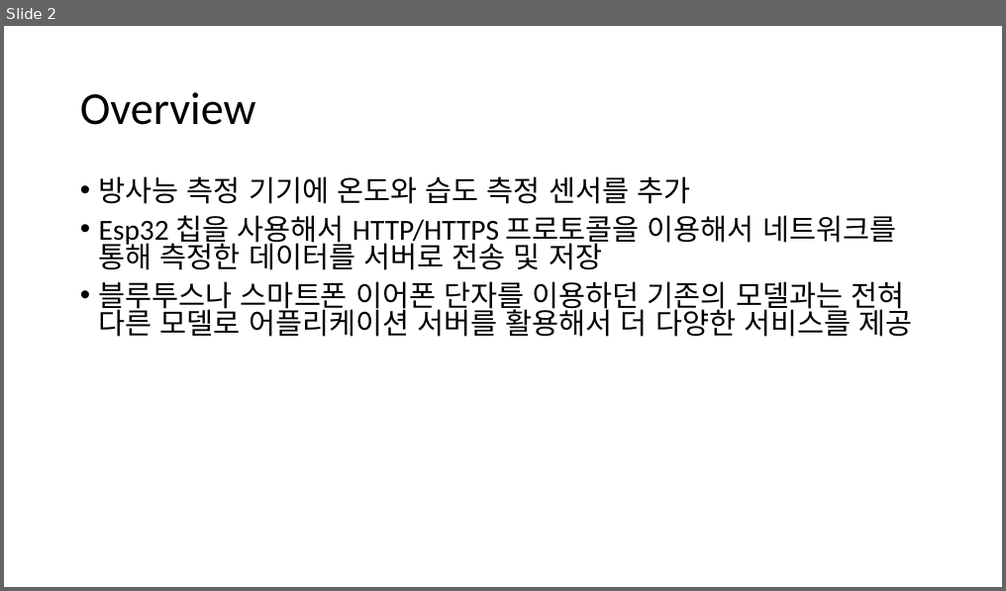
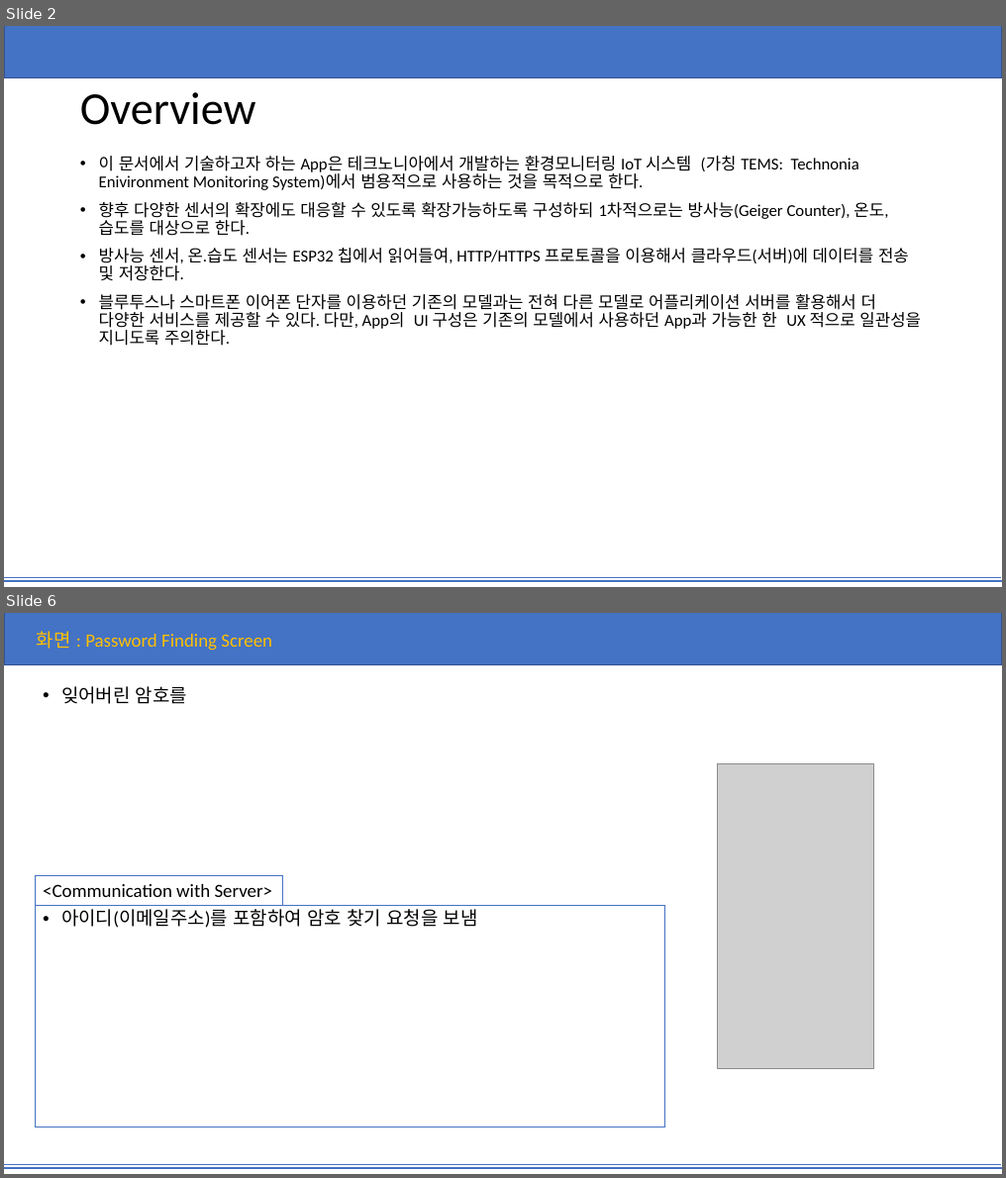
Before and after one commit to yjin910/Technonia_i_app, a slide deck: TEMS.pptx. Shown one above the other, each under a label of ours: slide 2 before the commit, slides 2 and 6 after it; the slides between them are not shown. The pictures are 1006x591 and 1006x1178 pixels, drawn with LibreOffice and Linux fonts; fonts in the diff are those of the drawing; grey boxes stand for pictures. Boxes give left, top, right and bottom in pixels: in the first picture for what was removed or moved away, otherwise in the second. Text is boxed around its words. In the diff, an @@ line names an element or a change of style, - is before the commit and + after.

```diff
--- a/TEMS.pptx
+++ b/TEMS.pptx
@@ slide 6 added at box(4, 613, 1002, 1174), background #FFFFFF; not listed: 3 template elements that a slide beside it also shows @@
@@ text added at box(37, 631, 272, 651), 18 pt, text #FFC000 @@
+화면 : Password Finding Screen
@@ text added at box(61, 686, 187, 704), 18 pt, text #000000 @@
+• 잊어버린 암호를
@@ picture added at box(718, 764, 874, 1069) @@
@@ rectangle added at box(36, 875, 283, 906), outline #4472C4 0.75 pt, 18 pt, text #000000 @@
+<Communication with Server>
@@ rectangle added at box(36, 906, 665, 1128), outline #4472C4 0.75 pt, 18 pt, text #000000 @@
+• 아이디(이메일주소)를 포함하여 암호 찾기 요청을 보냄
@@ slide 2 changed as well @@
@@ rectangle added at box(4, 26, 1002, 78), fill #4472C4, outline #325491 1 pt @@
@@ text at box(99, 156, 921, 346): text changed; size 28 to 16 pt @@
-• 방사능 측정 기기에 온도와 습도 측정 센서를 추가
-• Esp32 칩을 사용해서 HTTP/HTTPS 프로토콜을 이용해서 네트워크를 통해 측정한 데이터를 서버로 전송 및 저장
-• 블루투스나 스마트폰 이어폰 단자를 이용하던 기존의 모델과는 전혀 다른 모델로 어플리케이션 서버를 활용해서 더 다양한 서비스를 제공
+• 이 문서에서 기술하고자 하는 App은 테크노니아에서 개발하는 환경모니터링 IoT 시스템 (가칭 TEMS: Technonia Enivironment Monitoring System)에서 범용적으로 사용하는 것을 목적으로 한다.
+• 향후 다양한 센서의 확장에도 대응할 수 있도록 확장가능하도록 구성하되 1차적으로는 방사능(Geiger Counter), 온도, 습도를 대상으로 한다.
+• 방사능 센서, 온.습도 센서는 ESP32 칩에서 읽어들여, HTTP/HTTPS 프로토콜을 이용해서 클라우드(서버)에 데이터를 전송 및 저장한다.
+• 블루투스나 스마트폰 이어폰 단자를 이용하던 기존의 모델과는 전혀 다른 모델로 어플리케이션 서버를 활용해서 더 다양한 서비스를 제공할 수 있다. 다만, App의 UI 구성은 기존의 모델에서 사용하던 App과 가능한 한 UX 적으로 일관성을 지니도록 주의한다.
@@ line added from (4, 577) to (1001, 577), #4472C4 0.5 pt @@
@@ line added from (4, 581) to (1002, 581), #4472C4 2 pt @@
```
Also in this commit, not shown: 35 other slides changed, 2 other slides added, 1 slide removed.
